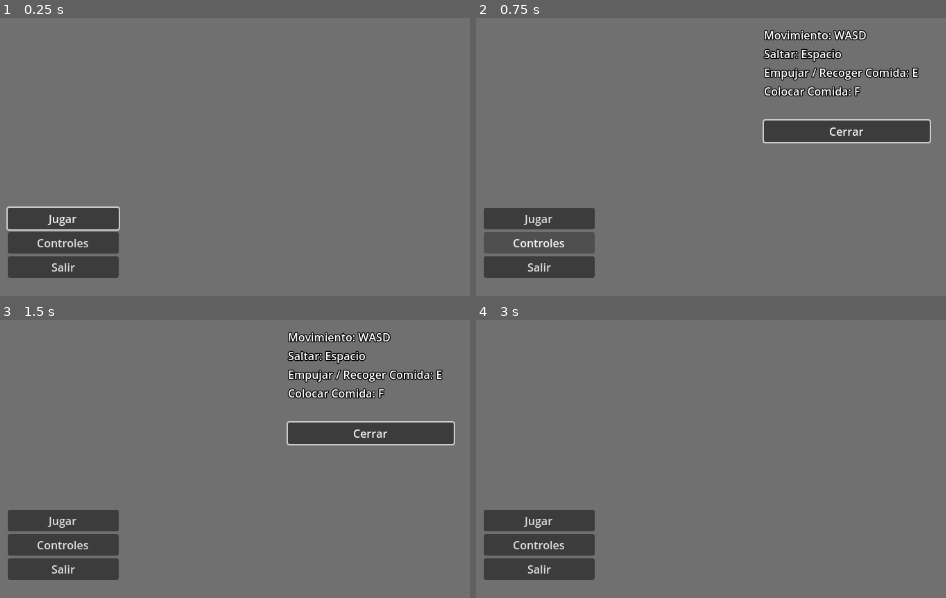
Above: before the commit, frames 1-4 (two rows, left to right).
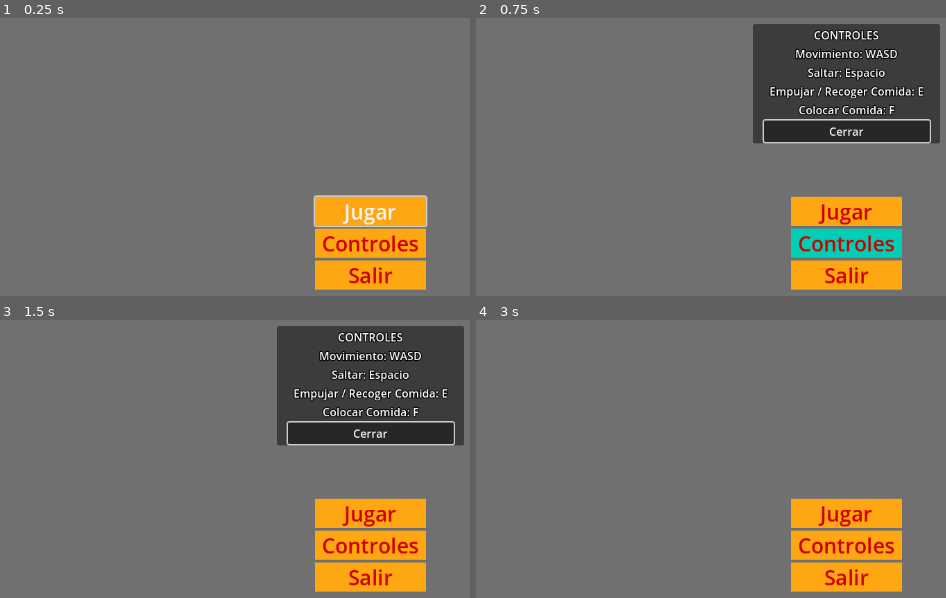
Above: after the commit, the same moments.

Repository: Dante3830/Actividades_Turisticas
Game: Godot game, scene res://ui/menu.tscn
The game is run twice, just before and just after one commit, with the same random seed, the same clock (stepped at 60 frames per second) and the same inputs.
Inputs:
- Up to frame 1 (0.25 s): no input
- Up to frame 2 (0.75 s): click "Controles" at 0.5 s
- Up to frame 3 (1.5 s): click "Jugar" at 1.25 s
- Up to frame 4 (3 s): click "Jugar" at 2 s; click "Cerrar" at 2.75 s

The runs differ from the first frame. In frame 1, 14% of the frame differs, in the area x 1-92%, y 63-98%; in frame 2, 26%; in frame 3, 26%, in the area x 1-99%, y 2-98%; in frame 4, 13%.

Commit message:
Add files via upload

Diff:
--- a/ui/menu.tscn
+++ b/ui/menu.tscn
@@ -1,6 +1,17 @@
-[gd_scene load_steps=2 format=3 uid="uid://dxlh2crgr5w8g"]
+[gd_scene load_steps=7 format=3 uid="uid://dxlh2crgr5w8g"]
 
 [ext_resource type="Script" path="res://code/menu.gd" id="1_nxuxk"]
+[ext_resource type="Texture2D" uid="uid://c4exwx6aej4od" path="res://art/TuristaNoDeseado.png" id="2_ykc5o"]
+[ext_resource type="FontFile" uid="uid://c1xu111xh4c70" path="res://art/yikes.ttf" id="3_pd2hb"]
+
+[sub_resource type="StyleBoxFlat" id="StyleBoxFlat_4ulft"]
+bg_color = Color(0, 0.811765, 0.709804, 1)
+
+[sub_resource type="StyleBoxFlat" id="StyleBoxFlat_rdjnu"]
+bg_color = Color(0, 0.811765, 0.709804, 1)
+
+[sub_resource type="StyleBoxFlat" id="StyleBoxFlat_mj025"]
+bg_color = Color(0.996078, 0.654902, 0.0705882, 1)
 
 [node name="Menu" type="Control"]
 layout_mode = 3
@@ -20,27 +31,58 @@
 grow_vertical = 2
 color = Color(0.440336, 0.440336, 0.440336, 1)
 
+[node name="Sprite2D" type="Sprite2D" parent="."]
+position = Vector2(585, 258)
+texture = ExtResource("2_ykc5o")
+
 [node name="VBoxContainer" type="VBoxContainer" parent="."]
 layout_mode = 1
-anchors_preset = 2
+anchors_preset = 7
+anchor_left = 0.5
 anchor_top = 1.0
+anchor_right = 0.5
 anchor_bottom = 1.0
-offset_left = 53.0
+offset_left = -80.0
 offset_top = -190.0
-offset_right = 213.0
+offset_right = 80.0
+grow_horizontal = 2
 grow_vertical = 0
 alignment = 1
 
 [node name="start" type="Button" parent="VBoxContainer"]
 layout_mode = 2
+theme_override_colors/font_hover_color = Color(0.815686, 0, 0, 1)
+theme_override_colors/font_pressed_color = Color(0.996078, 0.654902, 0.0705882, 1)
+theme_override_colors/font_color = Color(0.815686, 0, 0, 1)
+theme_override_fonts/font = ExtResource("3_pd2hb")
+theme_override_font_sizes/font_size = 30
+theme_override_styles/hover = SubResource("StyleBoxFlat_4ulft")
+theme_override_styles/pressed = SubResource("StyleBoxFlat_rdjnu")
+theme_override_styles/normal = SubResource("StyleBoxFlat_mj025")
 text = "Jugar"
 
 [node name="options" type="Button" parent="VBoxContainer"]
 layout_mode = 2
+theme_override_colors/font_hover_color = Color(0.815686, 0, 0, 1)
+theme_override_colors/font_pressed_color = Color(0.996078, 0.654902, 0.0705882, 1)
+theme_override_colors/font_color = Color(0.815686, 0, 0, 1)
+theme_override_fonts/font = ExtResource("3_pd2hb")
+theme_override_font_sizes/font_size = 30
+theme_override_styles/hover = SubResource("StyleBoxFlat_4ulft")
+theme_override_styles/pressed = SubResource("StyleBoxFlat_rdjnu")
+theme_override_styles/normal = SubResource("StyleBoxFlat_mj025")
 text = "Controles"
 
 [node name="quit" type="Button" parent="VBoxContainer"]
 layout_mode = 2
+theme_override_colors/font_hover_color = Color(0.815686, 0, 0, 1)
+theme_override_colors/font_pressed_color = Color(0.996078, 0.654902, 0.0705882, 1)
+theme_override_colors/font_color = Color(0.815686, 0, 0, 1)
+theme_override_fonts/font = ExtResource("3_pd2hb")
+theme_override_font_sizes/font_size = 30
+theme_override_styles/hover = SubResource("StyleBoxFlat_4ulft")
+theme_override_styles/pressed = SubResource("StyleBoxFlat_rdjnu")
+theme_override_styles/normal = SubResource("StyleBoxFlat_mj025")
 text = "Salir"
 
 [connection signal="pressed" from="VBoxContainer/start" to="." method="_on_start_pressed"]
--- a/ui/options.tscn
+++ b/ui/options.tscn
@@ -1,6 +1,7 @@
-[gd_scene load_steps=3 format=3 uid="uid://cv10fetsghija"]
+[gd_scene load_steps=4 format=3 uid="uid://cv10fetsghija"]
 
 [ext_resource type="Script" path="res://code/options.gd" id="1_gsnwx"]
+[ext_resource type="FontFile" uid="uid://c1xu111xh4c70" path="res://art/yikes.ttf" id="2_3mqy1"]
 
 [sub_resource type="LabelSettings" id="LabelSettings_3r8k8"]
 outline_size = 5
@@ -14,6 +15,13 @@
 grow_horizontal = 2
 grow_vertical = 2
 script = ExtResource("1_gsnwx")
+
+[node name="Panel" type="Panel" parent="."]
+layout_mode = 0
+offset_left = 441.0
+offset_top = 237.0
+offset_right = 711.0
+offset_bottom = 409.0
 
 [node name="VBoxContainer" type="VBoxContainer" parent="."]
 layout_mode = 1
@@ -29,32 +37,44 @@
 grow_horizontal = 2
 grow_vertical = 2
 
+[node name="Label5" type="Label" parent="VBoxContainer"]
+layout_mode = 2
+theme_override_fonts/font = ExtResource("2_3mqy1")
+text = "CONTROLES"
+label_settings = SubResource("LabelSettings_3r8k8")
+horizontal_alignment = 1
+
 [node name="Label" type="Label" parent="VBoxContainer"]
 layout_mode = 2
+theme_override_fonts/font = ExtResource("2_3mqy1")
 text = "Movimiento: WASD"
 label_settings = SubResource("LabelSettings_3r8k8")
+horizontal_alignment = 1
 
 [node name="Label2" type="Label" parent="VBoxContainer"]
 layout_mode = 2
+theme_override_fonts/font = ExtResource("2_3mqy1")
 text = "Saltar: Espacio"
 label_settings = SubResource("LabelSettings_3r8k8")
+horizontal_alignment = 1
 
 [node name="Label3" type="Label" parent="VBoxContainer"]
 layout_mode = 2
+theme_override_fonts/font = ExtResource("2_3mqy1")
 text = "Empujar / Recoger Comida: E"
 label_settings = SubResource("LabelSettings_3r8k8")
+horizontal_alignment = 1
 
 [node name="Label4" type="Label" parent="VBoxContainer"]
 layout_mode = 2
+theme_override_fonts/font = ExtResource("2_3mqy1")
 text = "Colocar Comida: F"
 label_settings = SubResource("LabelSettings_3r8k8")
-
-[node name="Label5" type="Label" parent="VBoxContainer"]
-layout_mode = 2
-label_settings = SubResource("LabelSettings_3r8k8")
+horizontal_alignment = 1
 
 [node name="back" type="Button" parent="VBoxContainer"]
 layout_mode = 2
+theme_override_fonts/font = ExtResource("2_3mqy1")
 text = "Cerrar"
 
 [connection signal="pressed" from="VBoxContainer/back" to="." method="_on_back_pressed"]
--- a/ui/pause.tscn
+++ b/ui/pause.tscn
@@ -1,6 +1,7 @@
-[gd_scene load_steps=3 format=3 uid="uid://cv8jshe47uytv"]
+[gd_scene load_steps=4 format=3 uid="uid://cv8jshe47uytv"]
 
 [ext_resource type="Script" path="res://code/pause.gd" id="1_7w060"]
+[ext_resource type="FontFile" uid="uid://c1xu111xh4c70" path="res://art/yikes.ttf" id="2_xh1pq"]
 
 [sub_resource type="LabelSettings" id="LabelSettings_3r8k8"]
 outline_size = 5
@@ -32,23 +33,34 @@
 [node name="VBoxContainer" type="VBoxContainer" parent="PanelContainer"]
 layout_mode = 2
 
+[node name="Label10" type="Label" parent="PanelContainer/VBoxContainer"]
+layout_mode = 2
+theme_override_fonts/font = ExtResource("2_xh1pq")
+text = "CONTROLES"
+label_settings = SubResource("LabelSettings_3r8k8")
+horizontal_alignment = 1
+
 [node name="Label" type="Label" parent="PanelContainer/VBoxContainer"]
 layout_mode = 2
+theme_override_fonts/font = ExtResource("2_xh1pq")
 text = "Movimiento: WASD"
 label_settings = SubResource("LabelSettings_3r8k8")
 
 [node name="Label2" type="Label" parent="PanelContainer/VBoxContainer"]
 layout_mode = 2
+theme_override_fonts/font = ExtResource("2_xh1pq")
 text = "Saltar: Espacio"
 label_settings = SubResource("LabelSettings_3r8k8")
 
 [node name="Label3" type="Label" parent="PanelContainer/VBoxContainer"]
 layout_mode = 2
+theme_override_fonts/font = ExtResource("2_xh1pq")
 text = "Empujar / Recoger Comida: E"
 label_settings = SubResource("LabelSettings_3r8k8")
 
 [node name="Label4" type="Label" parent="PanelContainer/VBoxContainer"]
 layout_mode = 2
+theme_override_fonts/font = ExtResource("2_xh1pq")
 text = "Colocar Comida: F"
 label_settings = SubResource("LabelSettings_3r8k8")
 
@@ -59,48 +71,66 @@
 [node name="CheckButton" type="CheckButton" parent="PanelContainer/VBoxContainer"]
 layout_mode = 2
 size_flags_horizontal = 4
+theme_override_fonts/font = ExtResource("2_xh1pq")
+text = "PANTALLA COMPLETA"
+
+[node name="Label9" type="Label" parent="PanelContainer/VBoxContainer"]
+layout_mode = 2
+theme_override_fonts/font = ExtResource("2_xh1pq")
+label_settings = SubResource("LabelSettings_3r8k8")
+
+[node name="Label7" type="Label" parent="PanelContainer/VBoxContainer"]
+layout_mode = 2
+theme_override_fonts/font = ExtResource("2_xh1pq")
+text = "VOLUMEN"
+label_settings = SubResource("LabelSettings_3r8k8")
+horizontal_alignment = 1
 
 [node name="HSlider" type="HSlider" parent="PanelContainer/VBoxContainer"]
 layout_mode = 2
 max_value = 1.0
 step = 0.05
 
-[node name="Label7" type="Label" parent="PanelContainer/VBoxContainer"]
+[node name="Label8" type="Label" parent="PanelContainer/VBoxContainer"]
 layout_mode = 2
+theme_override_fonts/font = ExtResource("2_xh1pq")
 label_settings = SubResource("LabelSettings_3r8k8")
 
 [node name="back" type="Button" parent="PanelContainer/VBoxContainer"]
 layout_mode = 2
-text = "Volver"
+theme_override_fonts/font = ExtResource("2_xh1pq")
+text = "Volver al juego"
 
 [node name="HBoxContainer" type="HBoxContainer" parent="."]
 layout_mode = 1
 anchors_preset = 2
 anchor_top = 1.0
 anchor_bottom = 1.0
-offset_left = 46.0
-offset_top = -71.0
-offset_right = 179.0
-offset_bottom = -31.0
+offset_left = 457.0
+offset_top = -183.0
+offset_right = 695.0
+offset_bottom = -143.0
 grow_vertical = 0
 
-[node name="quit" type="Button" parent="HBoxContainer"]
+[node name="menu" type="Button" parent="HBoxContainer"]
 layout_mode = 2
-text = "Salir"
+theme_override_fonts/font = ExtResource("2_xh1pq")
+text = "Volver al menu"
 
 [node name="Label8" type="Label" parent="HBoxContainer"]
 layout_mode = 2
 text = "       "
 label_settings = SubResource("LabelSettings_3r8k8")
 
-[node name="menu" type="Button" parent="HBoxContainer"]
+[node name="quit" type="Button" parent="HBoxContainer"]
 layout_mode = 2
-text = "Menu"
+theme_override_fonts/font = ExtResource("2_xh1pq")
+text = "Salir del juego"
 
 [connection signal="ready" from="." to="." method="_on_ready"]
 [connection signal="toggled" from="PanelContainer/VBoxContainer/CheckButton" to="." method="_on_check_button_toggled"]
 [connection signal="changed" from="PanelContainer/VBoxContainer/HSlider" to="." method="_on_h_slider_changed"]
 [connection signal="value_changed" from="PanelContainer/VBoxContainer/HSlider" to="." method="_on_h_slider_value_changed"]
 [connection signal="pressed" from="PanelContainer/VBoxContainer/back" to="." method="_on_back_pressed"]
+[connection signal="pressed" from="HBoxContainer/menu" to="." method="_on_menu_pressed"]
 [connection signal="pressed" from="HBoxContainer/quit" to="." method="_on_quit_pressed"]
-[connection signal="pressed" from="HBoxContainer/menu" to="." method="_on_menu_pressed"]
